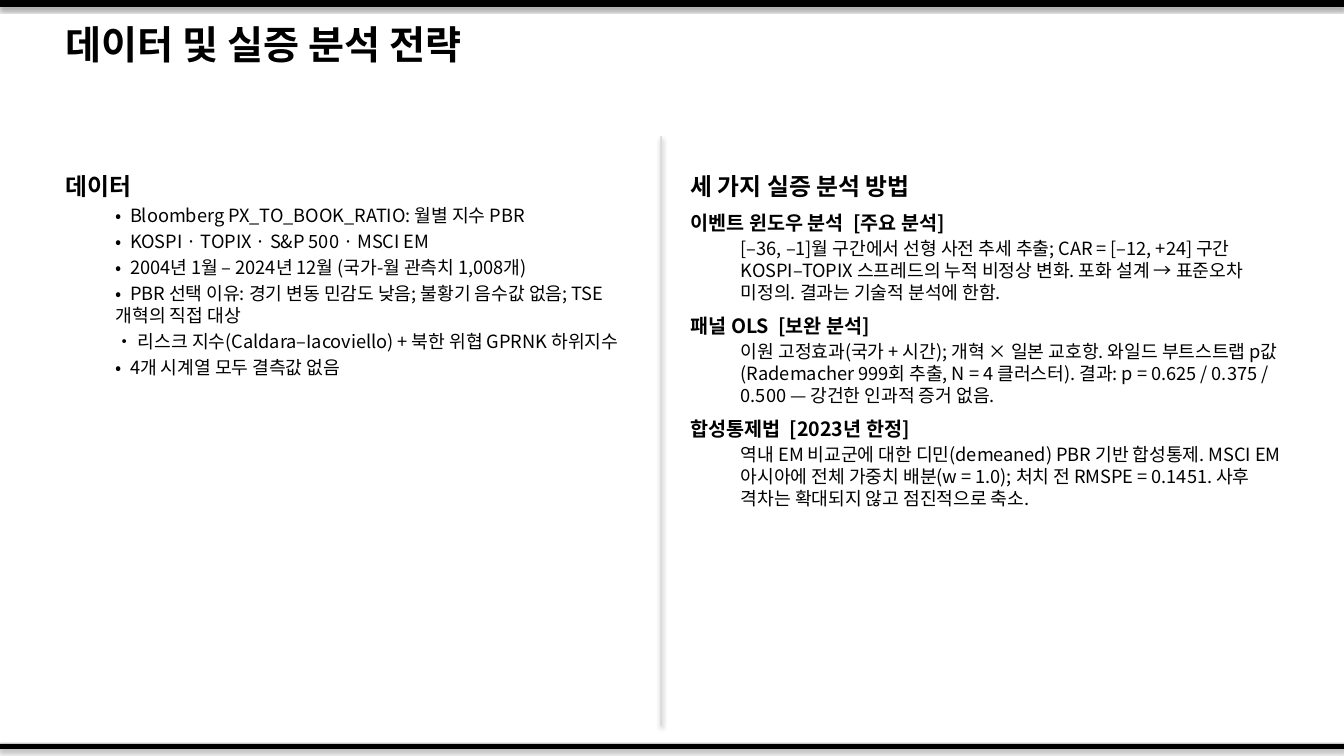
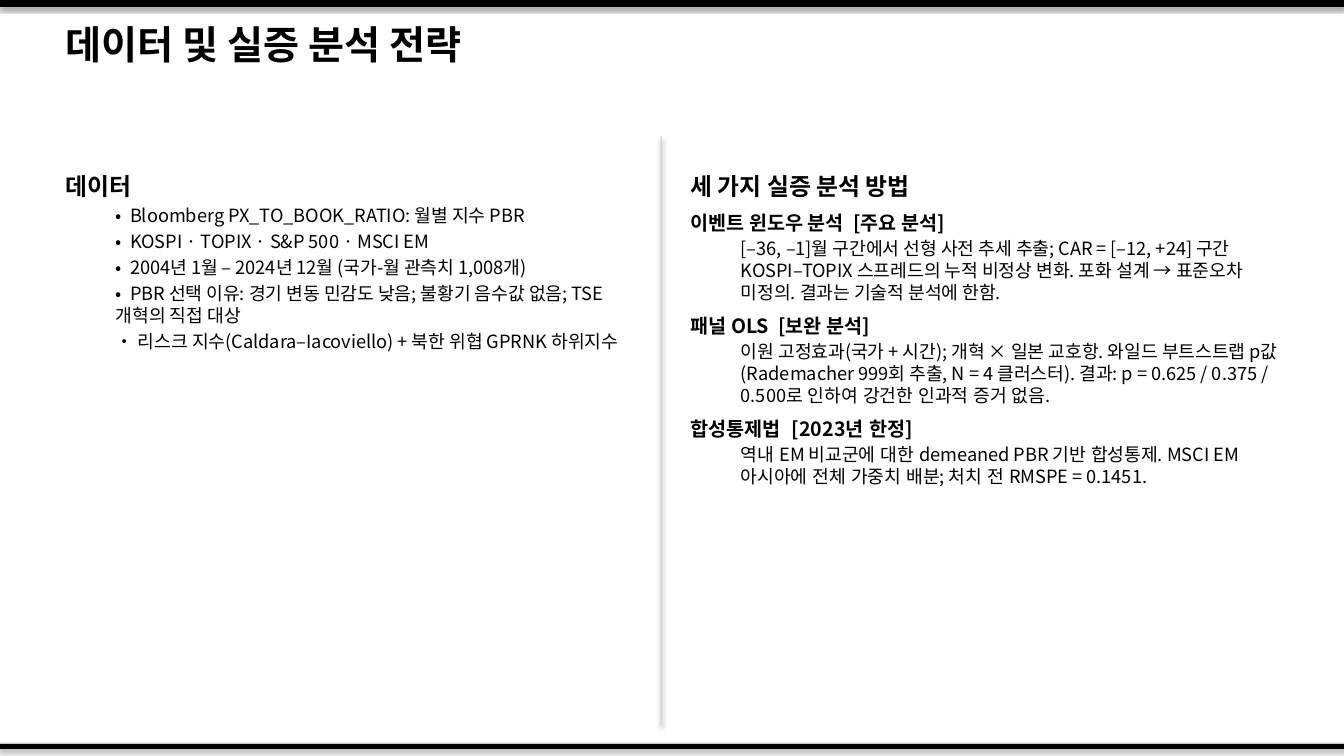
Before and after one commit to dandan002/kor-discount, a slide deck: slide 5 of output/korea_discount_slides_korean.pptx. Drawn at 1344x756 pixels with LibreOffice and Linux fonts; fonts in the diff are those of the drawing. Boxes give left, top, right and bottom in pixels: in the first picture for what was removed or moved away, otherwise in the second. Text is boxed around its words. In the diff, an @@ line names an element or a change of style, - is before the commit and + after.

Commit message:
slides

```diff
--- a/output/korea_discount_slides_korean.pptx
+++ b/output/korea_discount_slides_korean.pptx
@@ text at (x1=130, y1=359, x2=340, y2=376): paragraph removed @@
-  • 4개 시계열 모두 결측값 없음
@@ text at (x1=741, y1=342, x2=1278, y2=404): text changed @@
-  이원 고정효과(국가 + 시간); 개혁 × 일본 교호항. 와일드 부트스트랩 p값 (Rademacher 999회 추출, N = 4 클러스터). 결과: p = 0.625 / 0.375 / 0.500 — 강건한 인과적 증거 없음.
+  이원 고정효과(국가 + 시간); 개혁 × 일본 교호항. 와일드 부트스트랩 p값 (Rademacher 999회 추출, N = 4 클러스터). 결과: p = 0.625 / 0.375 / 0.500로 인하여 강건한 인과적 증거 없음.
@@ text at (x1=741, y1=445, x2=1239, y2=487): text changed @@
-  역내 EM 비교군에 대한 디민(demeaned) PBR 기반 합성통제. MSCI EM 아시아에 전체 가중치 배분(w = 1.0); 처치 전 RMSPE = 0.1451. 사후 격차는 확대되지 않고 점진적으로 축소.
+  역내 EM 비교군에 대한 demeaned PBR 기반 합성통제. MSCI EM 아시아에 전체 가중치 배분; 처치 전 RMSPE = 0.1451.
```
Also in this commit, not shown: 4 other slides changed, 5 other files.
